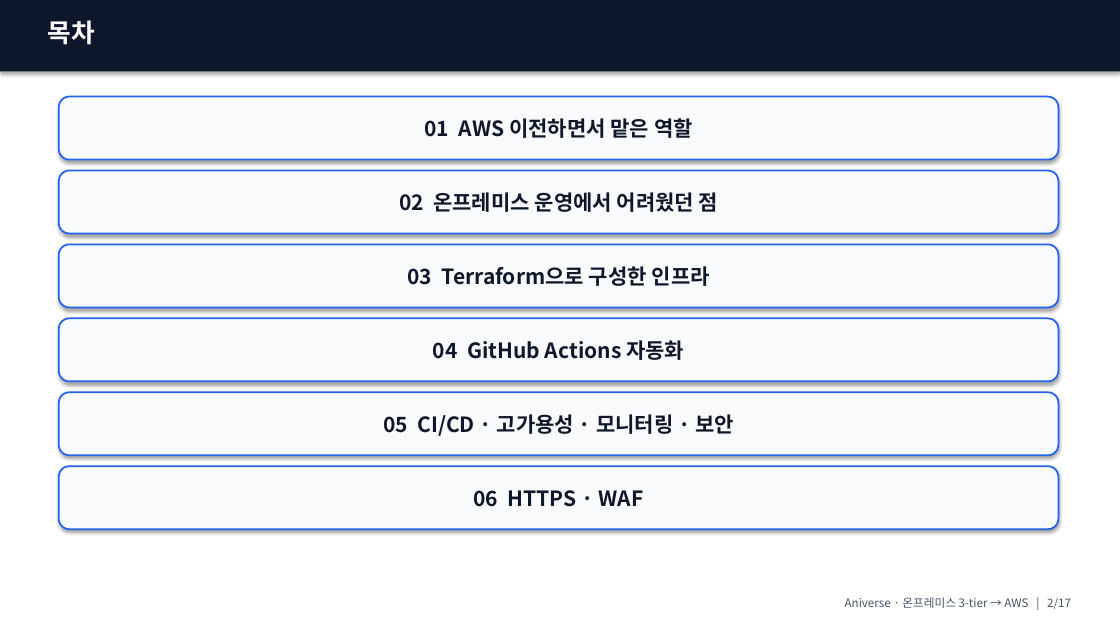
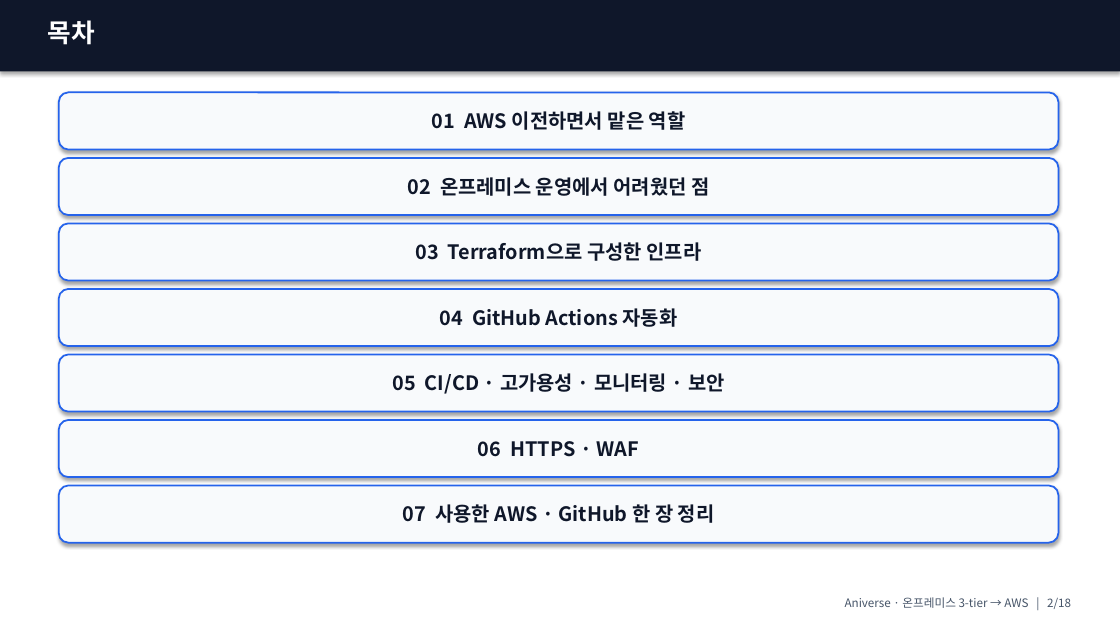
Before and after one commit to ho0215/anime-project-infra, a slide deck: slide 2 of docs/presentation/ppt/Aniverse_발표_강사용.pptx. Drawn at 1120x630 pixels with LibreOffice and Linux fonts; fonts in the diff are those of the drawing. Boxes give left, top, right and bottom in pixels: in the first picture for what was removed or moved away, otherwise in the second. Text is boxed around its words. In the diff, an @@ line names an element or a change of style, - is before the commit and + after.

```diff
--- a/docs/presentation/ppt/Aniverse_발표_강사용.pptx
+++ b/docs/presentation/ppt/Aniverse_발표_강사용.pptx
@@ rounded rectangle "01 AWS 이전하면서 맡은 역할": place and size @@
-rounded rectangle "01 AWS 이전하면서 맡은 역할" at (59,97,1059,160)
+rounded rectangle "01 AWS 이전하면서 맡은 역할" at (59,92,1059,150)
@@ rounded rectangle "02 온프레미스 운영에서 어려웠던 점": place and size @@
-rounded rectangle "02 온프레미스 운영에서 어려웠던 점" at (59,171,1059,234)
+rounded rectangle "02 온프레미스 운영에서 어려웠던 점" at (59,158,1059,215)
@@ rounded rectangle "03 Terraform으로 구성한 인프라": place and size @@
-rounded rectangle "03 Terraform으로 구성한 인프라" at (59,245,1059,308)
+rounded rectangle "03 Terraform으로 구성한 인프라" at (59,223,1059,281)
@@ rounded rectangle "04 GitHub Actions 자동화": place and size @@
-rounded rectangle "04 GitHub Actions 자동화" at (59,318,1059,381)
+rounded rectangle "04 GitHub Actions 자동화" at (59,289,1059,346)
@@ rounded rectangle "05 CI/CD · 고가용성 · ...": place and size @@
-rounded rectangle "05 CI/CD · 고가용성 · ..." at (59,392,1059,455)
+rounded rectangle "05 CI/CD · 고가용성 · ..." at (59,355,1059,412)
@@ size 18 to 17 pt in 6 elements at (59,92,1059,150), (59,158,1059,215), (59,223,1059,281), (59,289,1059,346), (59,355,1059,412), (59,420,1059,477) @@
@@ rounded rectangle "06 HTTPS · WAF": place and size @@
-rounded rectangle "06 HTTPS · WAF" at (59,466,1059,529)
+rounded rectangle "06 HTTPS · WAF" at (59,420,1059,477)
@@ rounded rectangle added at (59,486,1059,543), fill #F8FAFC, outline #2563EB 1.5 pt, 17 pt, text #0F172A, bold @@
+07 사용한 AWS · GitHub 한 장 정리
@@ text at (845,597,1071,609): text changed @@
-Aniverse · 온프레미스 3-tier → AWS | 2/17
+Aniverse · 온프레미스 3-tier → AWS | 2/18
```
Also in this commit, not shown: 14 other slides changed, 1 slide added, 5 other files.
